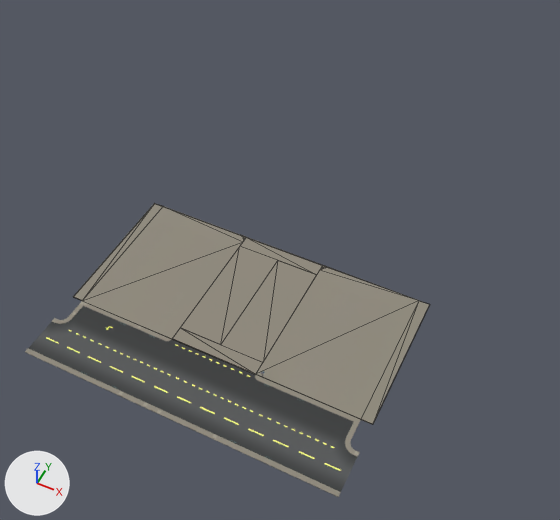
The glTF model game/assets/buildings/tp_airport_site.glb as it was, and as the next commit left it.
Rendered twice from a camera (50 mm lens) standing at (65.0, -112.5, 161.4) and looking at (-4.3, 26.1, -11.9). Arrows for +X, +Y and +Z are at lower left; the lights stay in place. The picture after the commit comes second. Mesh edges are drawn as thin lines on the coarser meshes. Where no turn or scale is listed for an object, it has been applied to the vertices. Vertices at exactly the same position are counted once.

Names of what the first picture shows: 'Lot', 'Road'.
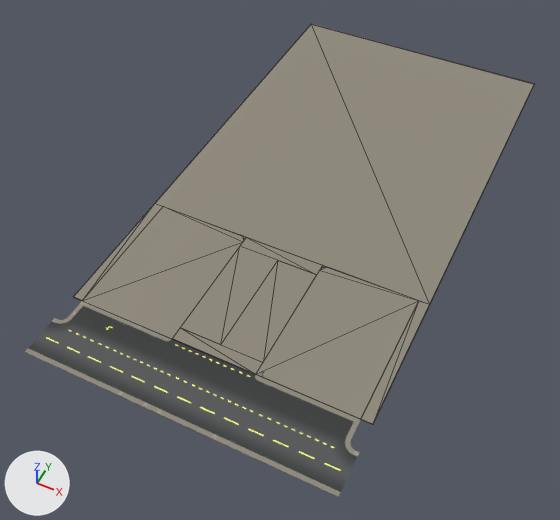
The change, as a list of edits to the scene's bpy script:
```text
Change me_lot:
    used by ob_lot; location = (0.0, 0.0, 0.0)
    remove me_lot.from_pydata(...)  # 68 vertices, 60 faces; spans x -43.0..43.0, y -20.0..20.0, z 0.0..0.2
    add me_lot.from_pydata(...)  # 58 vertices, 46 faces; spans x -43.0..43.0, y -20.0..130.0, z 0.0..0.2
    me_lot part 1
    14 vertices are removed from x -43.0..43.0, y 19.0..20.0, z 0.0
    22 faces are deleted
    4 vertices are added at (-43.0, 130.0, 0.2), (43.0, 130.0, 0.2), (-43.0, 130.0, 0.0), (43.0, 130.0, 0.0)
    8 new faces join them
```

Location of each change, [x1, y1, x2, y2] in pixels of the pictures (560 x 520 px):
'Lot', reshaped (29% wider, 80% taller): before [73, 203, 430, 425]; after [73, 24, 534, 425]
part 1 of me_lot, built on: before [378, 313, 426, 413]; after [155, 24, 534, 304]
